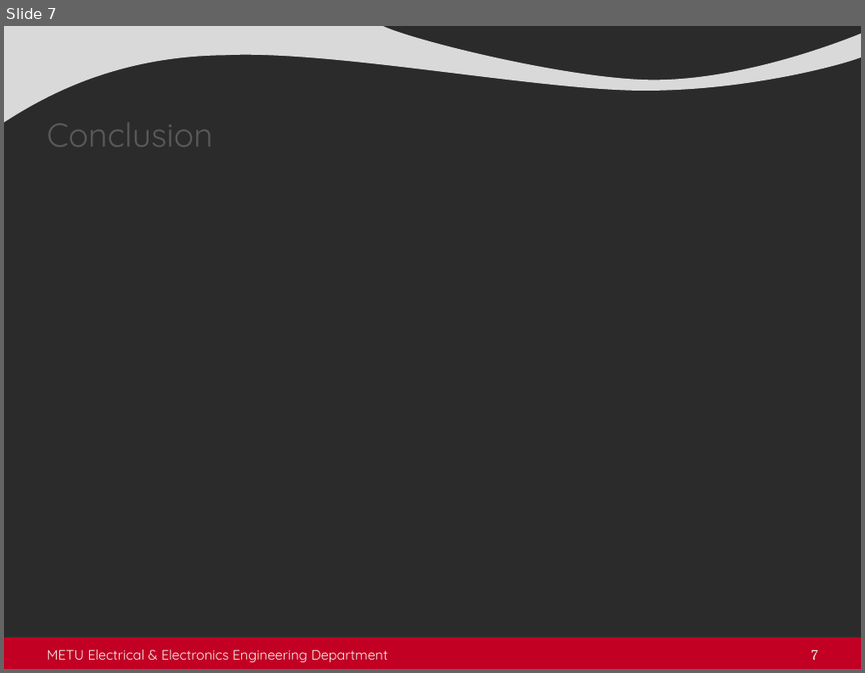
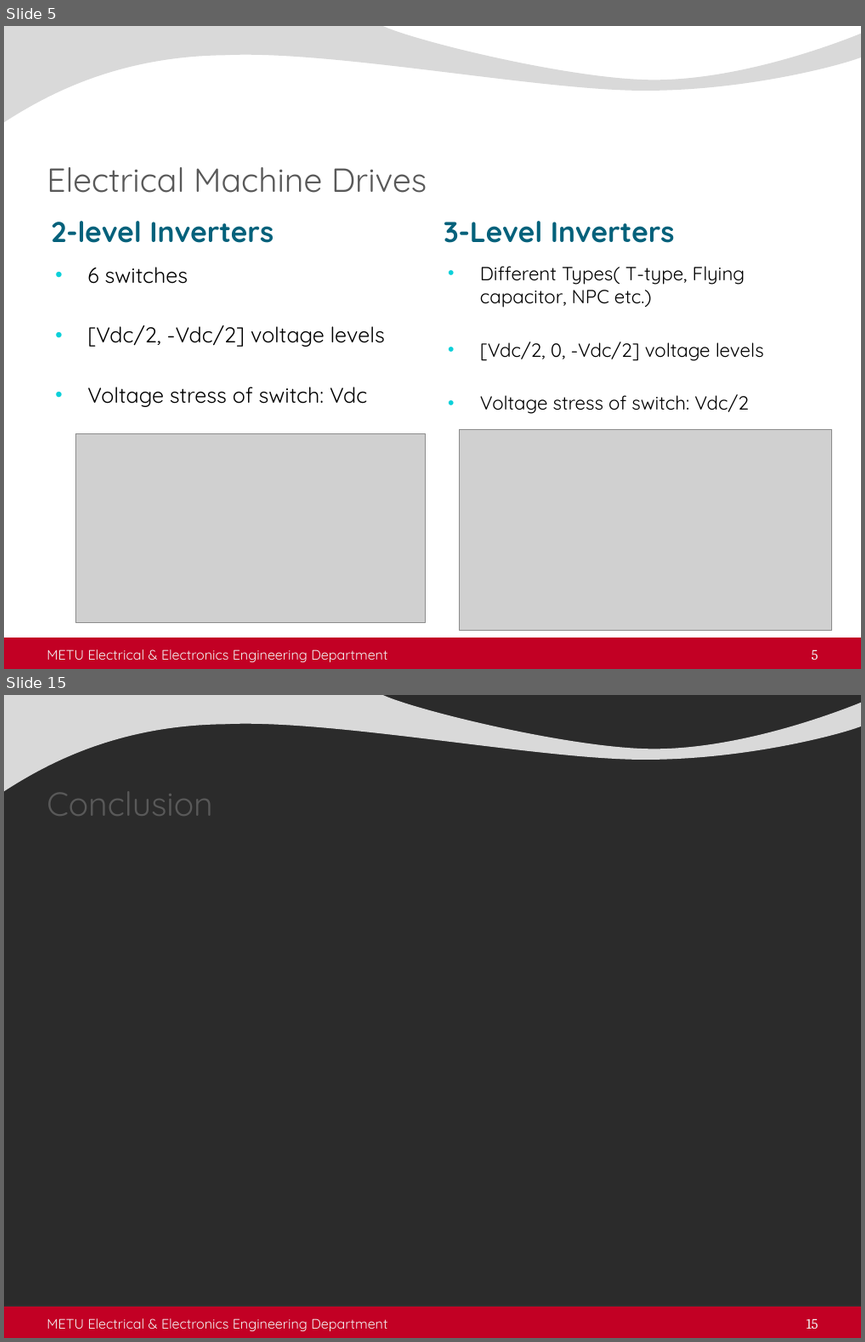
Before and after one commit to ahmetcan-akuz/Thesis, a slide deck: Seminar/metu_eee_seminar_presentation.pptx. Shown one above the other, each under a label of ours: slide 7 before the commit, slides 5 and 15 after it; the slides between them are not shown. The pictures are 865x673 and 865x1342 pixels, drawn with LibreOffice and Linux fonts; fonts in the diff are those of the drawing; grey boxes stand for pictures; background and template pictures are left out; a plain dark background stands for a picture behind light text. Boxes give left, top, right and bottom in pixels: in the first picture for what was removed or moved away, otherwise in the second. Text is boxed around its words. In the diff, an @@ line names an element or a change of style, - is before the commit and + after.

```diff
--- a/Seminar/metu_eee_seminar_presentation.pptx
+++ b/Seminar/metu_eee_seminar_presentation.pptx
@@ slide 5 added at <box>4,26,861,669</box>, background picture (left out); not listed: 2 template elements that a slide beside it also shows @@
@@ title added at <box>46,167,426,193</box>, 28 pt, text #595959 @@
+Electrical Machine Drives
@@ text added at <box>51,221,273,243</box>, 24 pt, text #04617B, bold @@
+2-level Inverters
@@ text added at <box>443,221,675,243</box>, 24 pt, text #04617B, bold @@
+3-Level Inverters
@@ text added at <box>87,267,385,407</box>, 18 pt, text #000000 @@
+• 6 switches
+• [Vdc/2, -Vdc/2] voltage levels
+• Voltage stress of switch: Vdc
@@ text added at <box>480,266,764,414</box>, 16 pt, text #000000 @@
+• Different Types( T-type, Flying capacitor, NPC etc.)
+• [Vdc/2, 0, -Vdc/2] voltage levels
+• Voltage stress of switch: Vdc/2
@@ picture added at <box>76,433,426,622</box> @@
@@ picture added at <box>460,430,833,630</box> @@
@@ text added at <box>46,649,387,663</box>, 11.5 pt, text #F2F2F2 @@
+METU Electrical & Electronics Engineering Department
@@ page number added at <box>812,649,818,659</box>, 12 pt, text #F2F2F2 @@
+5
@@ what was slide 7 is now slide 15 @@
@@ page number at <box>806,1318,818,1328</box>: text changed @@
-7
+15
```
Also in this commit, not shown: 4 slides changed, 9 other slides added, 1 slide removed, 4 other files.
